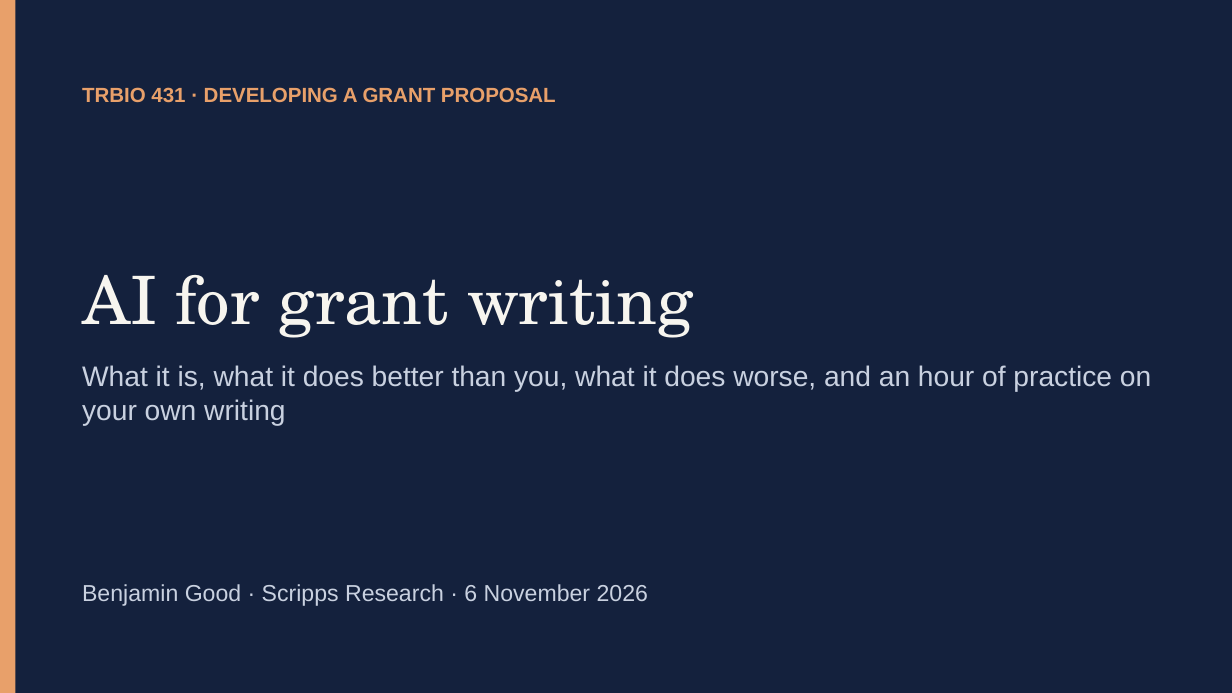
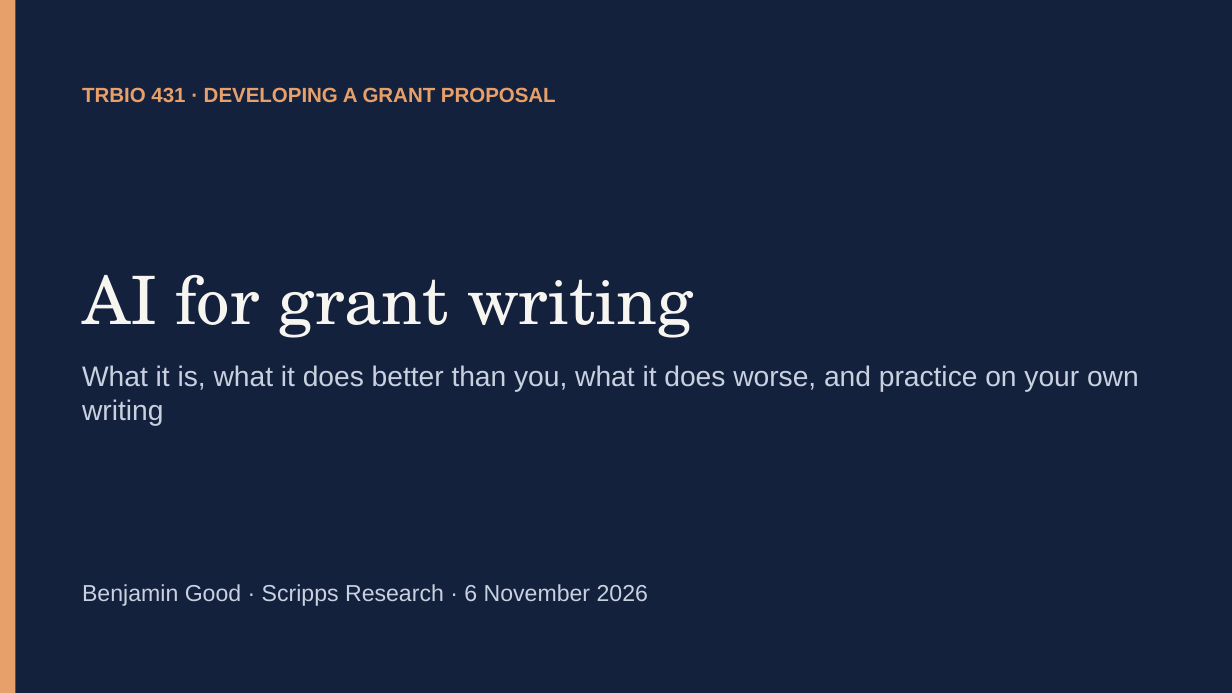
Before and after one commit to scripps-ai-enablement/ai-for-grant-writing, a slide deck: slide 1 of version 1/Using AI for Grant Writing v1.pptx. Drawn at 1232x693 pixels with LibreOffice and Linux fonts; fonts in the diff are those of the drawing. Boxes give left, top, right and bottom in pixels: in the first picture for what was removed or moved away, otherwise in the second. Text is boxed around its words. In the diff, an @@ line names an element or a change of style, - is before the commit and + after.

```diff
--- a/version 1/Using AI for Grant Writing v1.pptx
+++ b/version 1/Using AI for Grant Writing v1.pptx
@@ text at bbox=[82, 365, 1139, 426]: text changed @@
-What it is, what it does better than you, what it does worse, and an hour of practice on your own writing
+What it is, what it does better than you, what it does worse, and practice on your own writing
```
Also in this commit, not shown: 12 other slides changed, 3 slides added, 1 slide removed.
